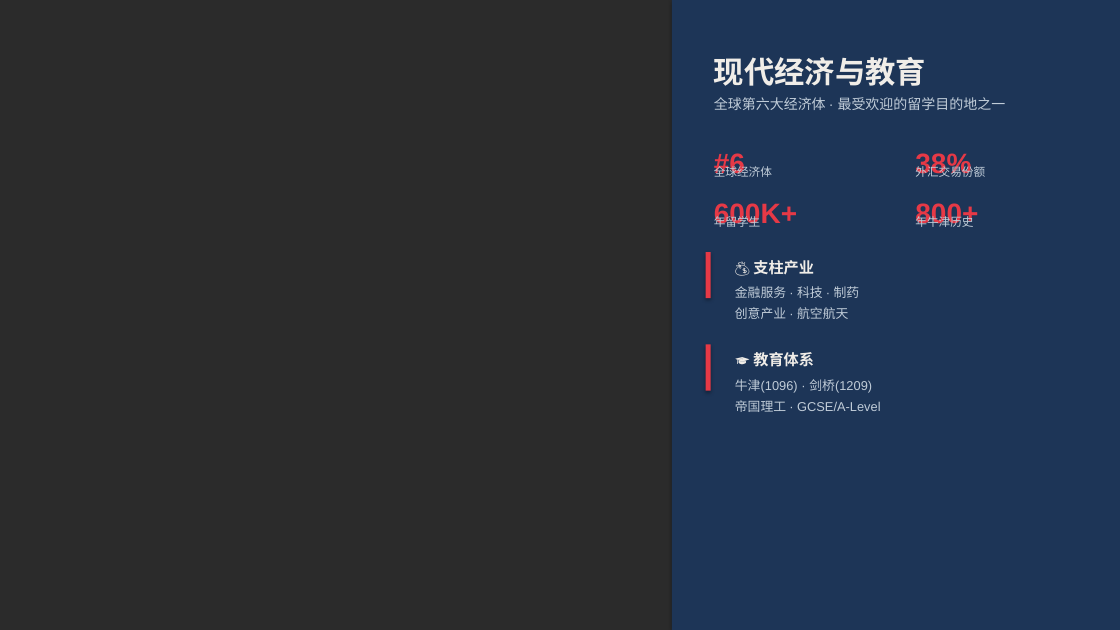
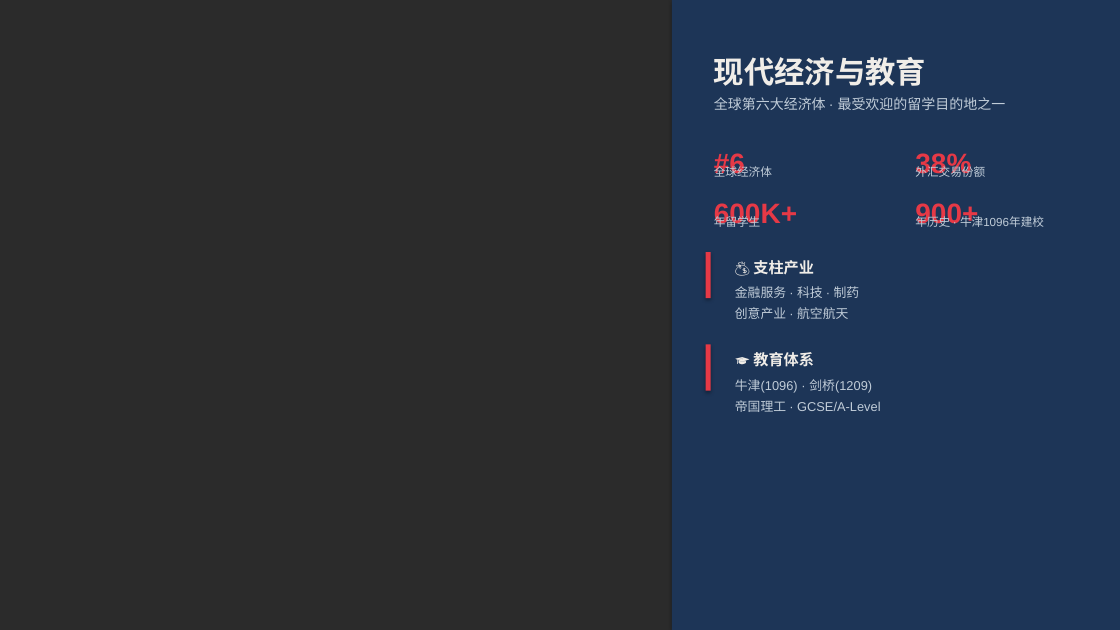
Before and after one commit to jasoneip01-pixel/uk-explorer, a slide deck: slide 8 of 走近英国.pptx. Drawn at 1120x630 pixels with LibreOffice and Linux fonts; fonts in the diff are those of the drawing; background and template pictures are left out; a plain dark background stands for a picture behind light text. Boxes give left, top, right and bottom in pixels: in the first picture for what was removed or moved away, otherwise in the second. Text is boxed around its words. In the diff, an @@ line names an element or a change of style, - is before the commit and + after.

Commit message:
chore: 数据点年份标注+封面/视频页换图 — GDP(2024)·BBC4.9亿·牛津900+·四国全景封面·议会全球地位

```diff
--- a/走近英国.pptx
+++ b/走近英国.pptx
@@ text at box(915, 203, 978, 227): text changed @@
-800+
+900+
@@ text at box(915, 214, 1044, 227): text changed @@
-年牛津历史
+年历史 · 牛津1096年建校
```
Also in this commit, not shown: 1 other slide changed, 4 other files.
